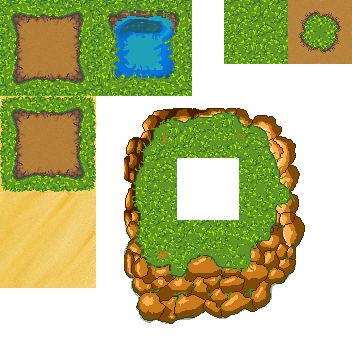
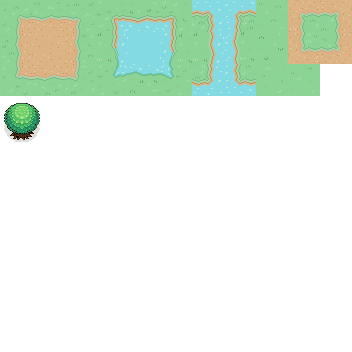
Comparing the layer stacks of the two w=352, h=352 images. Changes:
added layer "Calque 26" above "Water" over 4, 103, 40, 142
added group "Water" with 16 layers above "Ground" over 96, 0, 256, 96
added layer "Water down" in group "Water" over 128, 64, 160, 96
added layer "Grass Water right" in group "Water" over 160, 32, 192, 64
added layer "Water Corner" in group "Water" over 96, 0, 128, 32
added layer "Calque 11" in group "Water" over 160, 64, 192, 96
added layer "Calque 8" in group "Water" over 96, 64, 128, 96
added layer "Water Fill" in group "Water" over 128, 32, 160, 64
added layer "Calque 7" in group "Water" over 96, 32, 128, 64
added layer "Water Corner2" in group "Water" over 160, 0, 192, 32
added layer "Grass Water" in group "Water" over 128, 0, 160, 32
added layer "Calque 24" in group "Water" over 224, 64, 256, 96
added layer "Calque 25" in group "Water" over 192, 0, 224, 32
added layer "Calque 23" in group "Water" over 224, 0, 256, 32
added layer "Calque 19" in group "Water" over 224, 32, 256, 64
added group "Ground" with 9 layers above "FillGrass" over 0, 0, 96, 96
added group "FillGrass" (1st of 2) with 4 layers above "InnerCorner" over 256, 0, 320, 96
added group "InnerCorner" with 4 layers above "Calque 2" over 255, 0, 352, 67
added layer "InnerCorner3" in group "InnerCorner" over 316, 32, 352, 67
added layer "InnerCorner2" in group "InnerCorner" over 320, 0, 352, 36
added layer "InnerCorner4" in group "InnerCorner" over 255, 23, 320, 64
added layer "InnerCorner1" in group "InnerCorner" over 288, 0, 324, 32
hid "Calque 2" over 124, 108, 305, 324
hid "Sand Grass" over 0, 0, 352, 288
…and 16 more changes (16 added)
